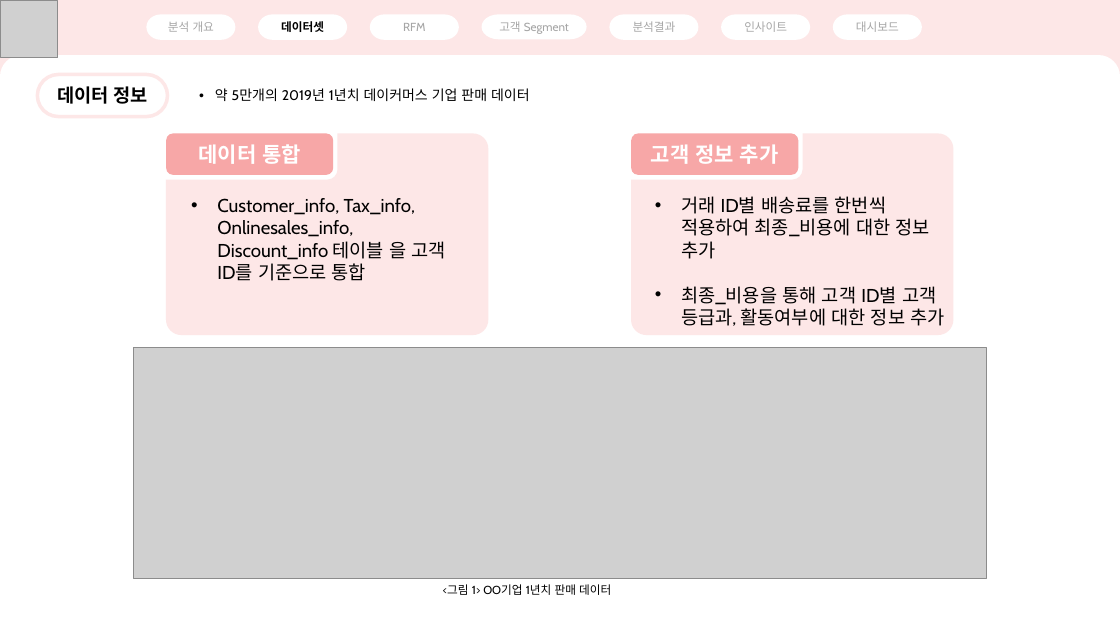
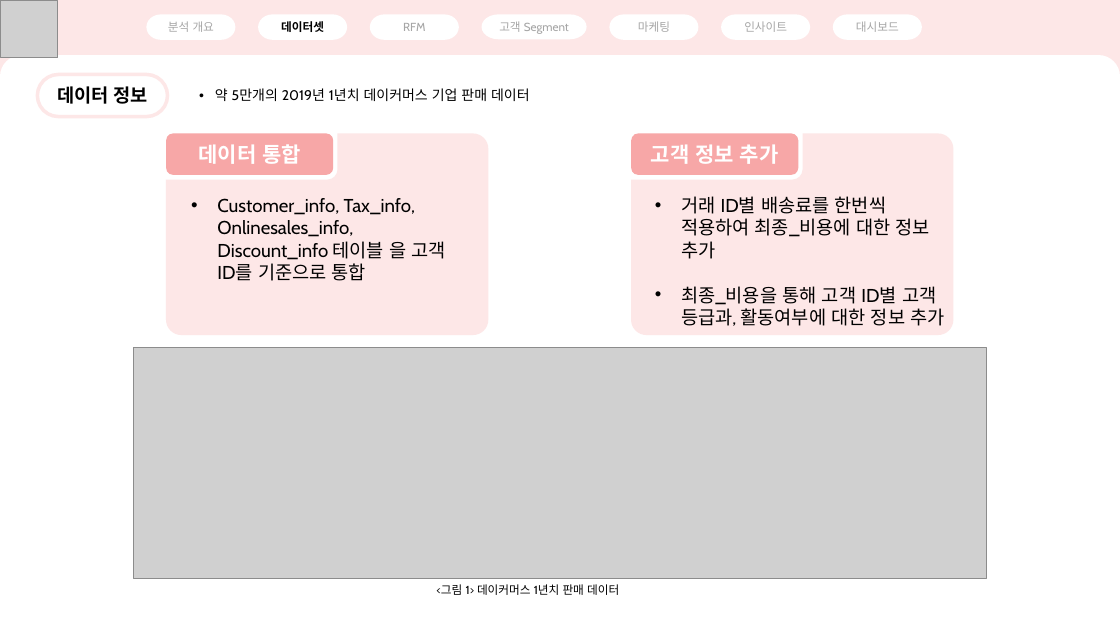
Before and after one commit to brownnyi/Data_Study, a slide deck: slide 5 of Project/RFM/RFM.pptx (slide 4 before the commit). Drawn at 1120x630 pixels with LibreOffice and Linux fonts; fonts in the diff are those of the drawing; grey boxes stand for pictures. Boxes give left, top, right and bottom in pixels: in the first picture for what was removed or moved away, otherwise in the second. Text is boxed around its words. In the diff, an @@ line names an element or a change of style, - is before the commit and + after.

```diff
--- a/Project/RFM/RFM.pptx
+++ b/Project/RFM/RFM.pptx
@@ text in pill shape at [638, 21, 670, 32]: text changed @@
-분석결과
+마케팅
@@ text at [436, 584, 619, 595]: text changed @@
-<그림 1> OO기업 1년치 판매 데이터
+<그림 1> 데이커머스 1년치 판매 데이터
```
Also in this commit, not shown: 6 other slides changed, 2 slides added, 4 slides removed.
